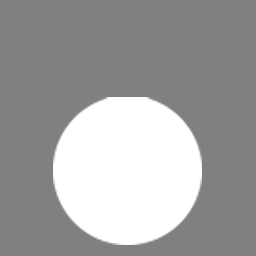
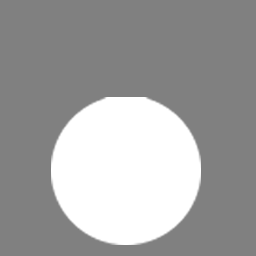
Layers edited between the first and the second 256×256 image:
painted on "Layer 0" over [left=51, top=97, right=202, bottom=245]
